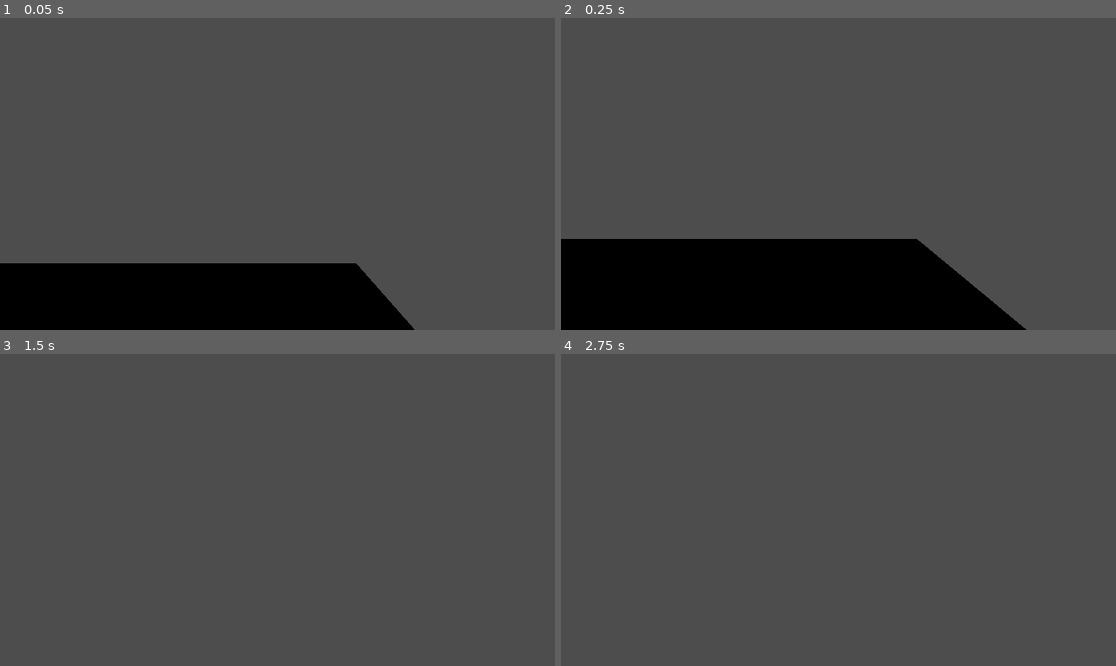
Above: before the commit, frames 1-4 (two rows, left to right).
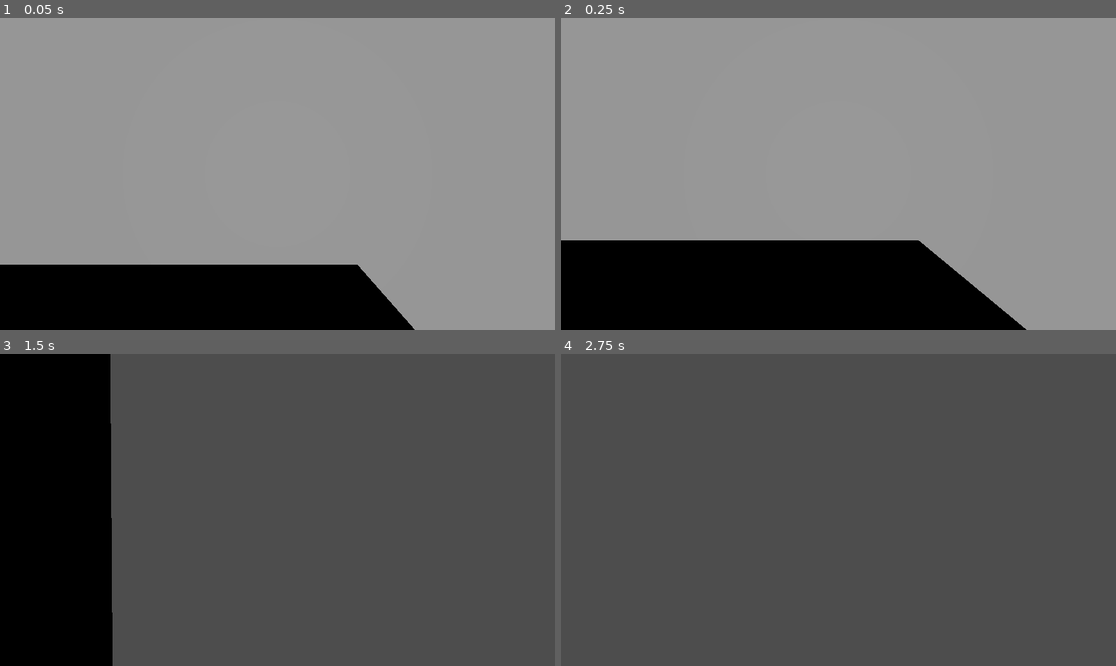
Above: after the commit, the same moments.

Repository: SKYNETTEDDRAGON/minesweeper_robot
Game: Godot game, scene res://Scenes/main.tscn
Two runs of this game, one before a commit and one after it. Both use one fixed random seed, a clock stepped at 60 frames per second and the inputs below.
Inputs (mouse positions are in pixels of both pictures, inside the frame that each line leads up to):
- Up to frame 1 (0.05 s): no input
- Up to frame 2 (0.25 s): no input
- Up to frame 3 (1.5 s): tap Enter (ui_accept) at 0.5 s; move the mouse to (305, 510) at 0.52 s; hold W (move_forward) from 0.53 s (still down); tap Alt at 0.6 s; click (305, 510) at 0.67 s; tap Space (jump) at 0.77 s; move the mouse to (249, 510) at 1.27 s; tap Shift at 1.35 s
- Up to frame 4 (2.75 s): keep holding W (move_forward); tap Space (jump) at 1.52 s; move the mouse to (849, 503) at 2.02 s; tap Alt at 2.1 s

The runs differ from the first frame. In frame 1, 85% of the frame differs, in the area x 0-100%, y 0-100%; in frame 2, 79%; in frame 3, 20%; in frame 4, nothing differs.

Commit message:
walls made

Diff:
--- a/Scenes/main.tscn
+++ b/Scenes/main.tscn
@@ -25,11 +25,47 @@
 mesh = SubResource("BoxMesh_8gbba")
 
 [node name="MeshInstance3D2" type="MeshInstance3D" parent="StaticBody3D"]
-transform = Transform3D(5.828947, 0, 0, 0, 1, 0, 0, 0, 4.774821, 26.85948, 0.070158005, 20.450415)
+transform = Transform3D(5.828947, 0, 0, 0, 1, 0, 0, 0, 4.774821, 29.2589, 0.070158005, 20.507755)
 mesh = SubResource("BoxMesh_8gbba")
 script = ExtResource("4_jjvhh")
 
 [node name="CollisionShape3D" type="CollisionShape3D" parent="StaticBody3D/MeshInstance3D2"]
+transform = Transform3D(1.0043818, 0, 0, 0, 1, 0, 0, 0, 1, 0, 0, 0)
+shape = SubResource("BoxShape3D_kry3j")
+
+[node name="MeshInstance3D3" type="MeshInstance3D" parent="StaticBody3D"]
+transform = Transform3D(48.8133, 0, 0, 0, 20.024914, 0, 0, 0, 0.9918817, 8.168987, 0.070158005, 23.410315)
+mesh = SubResource("BoxMesh_8gbba")
+script = ExtResource("4_jjvhh")
+
+[node name="CollisionShape3D" type="CollisionShape3D" parent="StaticBody3D/MeshInstance3D3"]
+transform = Transform3D(1.0043818, 0, 0, 0, 1, 0, 0, 0, 1, 0, 0, 0)
+shape = SubResource("BoxShape3D_kry3j")
+
+[node name="MeshInstance3D5" type="MeshInstance3D" parent="StaticBody3D"]
+transform = Transform3D(-2.133697e-06, 0, 0.9918817, 0, 20.024914, 0, -48.813297, 0, -4.335653e-08, -10.811828, 0.070158005, 12.967472)
+mesh = SubResource("BoxMesh_8gbba")
+script = ExtResource("4_jjvhh")
+
+[node name="CollisionShape3D" type="CollisionShape3D" parent="StaticBody3D/MeshInstance3D5"]
+transform = Transform3D(1.0043818, 0, 0, 0, 1, 0, 0, 0, 1, 0, 0, 0)
+shape = SubResource("BoxShape3D_kry3j")
+
+[node name="MeshInstance3D6" type="MeshInstance3D" parent="StaticBody3D"]
+transform = Transform3D(-2.133697e-06, 0, 0.9918817, 0, 20.024914, 0, -48.813297, 0, -4.335653e-08, 32.691742, 0.070158005, 12.967472)
+mesh = SubResource("BoxMesh_8gbba")
+script = ExtResource("4_jjvhh")
+
+[node name="CollisionShape3D" type="CollisionShape3D" parent="StaticBody3D/MeshInstance3D6"]
+transform = Transform3D(1.0043818, 0, 0, 0, 1, 0, 0, 0, 1, 0, 0, 0)
+shape = SubResource("BoxShape3D_kry3j")
+
+[node name="MeshInstance3D4" type="MeshInstance3D" parent="StaticBody3D"]
+transform = Transform3D(48.8133, 0, 0, 0, 20.024914, 0, 0, 0, 0.9918817, 8.168987, 0.070158005, -5.287555)
+mesh = SubResource("BoxMesh_8gbba")
+script = ExtResource("4_jjvhh")
+
+[node name="CollisionShape3D" type="CollisionShape3D" parent="StaticBody3D/MeshInstance3D4"]
 transform = Transform3D(1.0043818, 0, 0, 0, 1, 0, 0, 0, 1, 0, 0, 0)
 shape = SubResource("BoxShape3D_kry3j")
 
